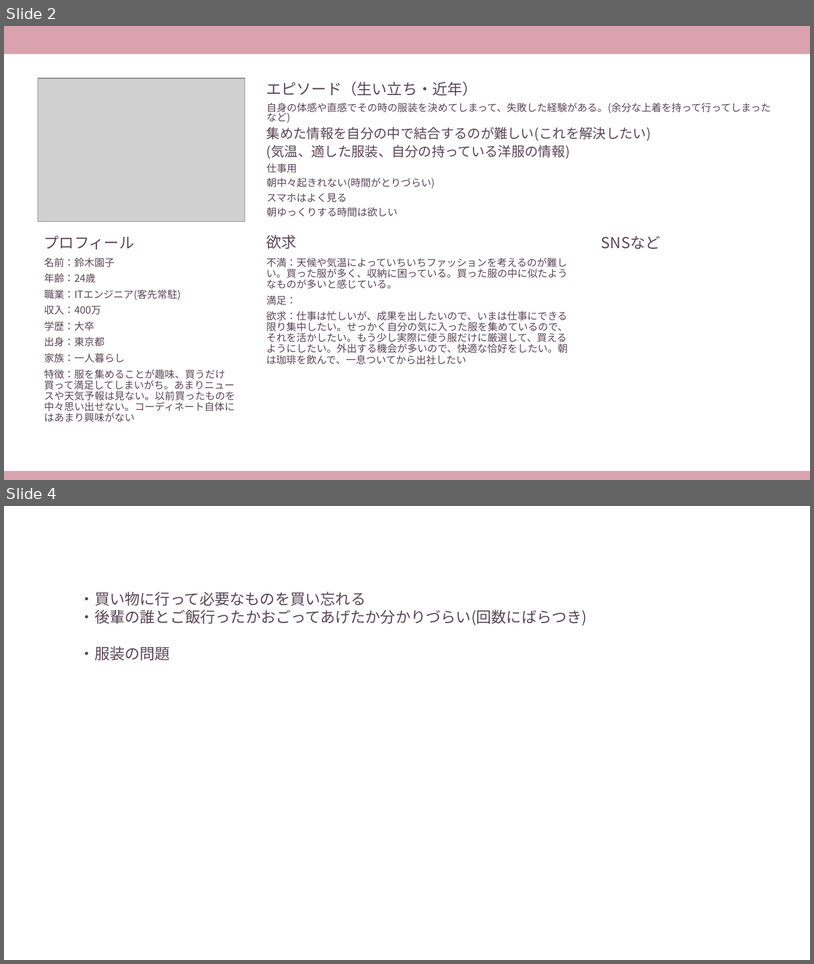
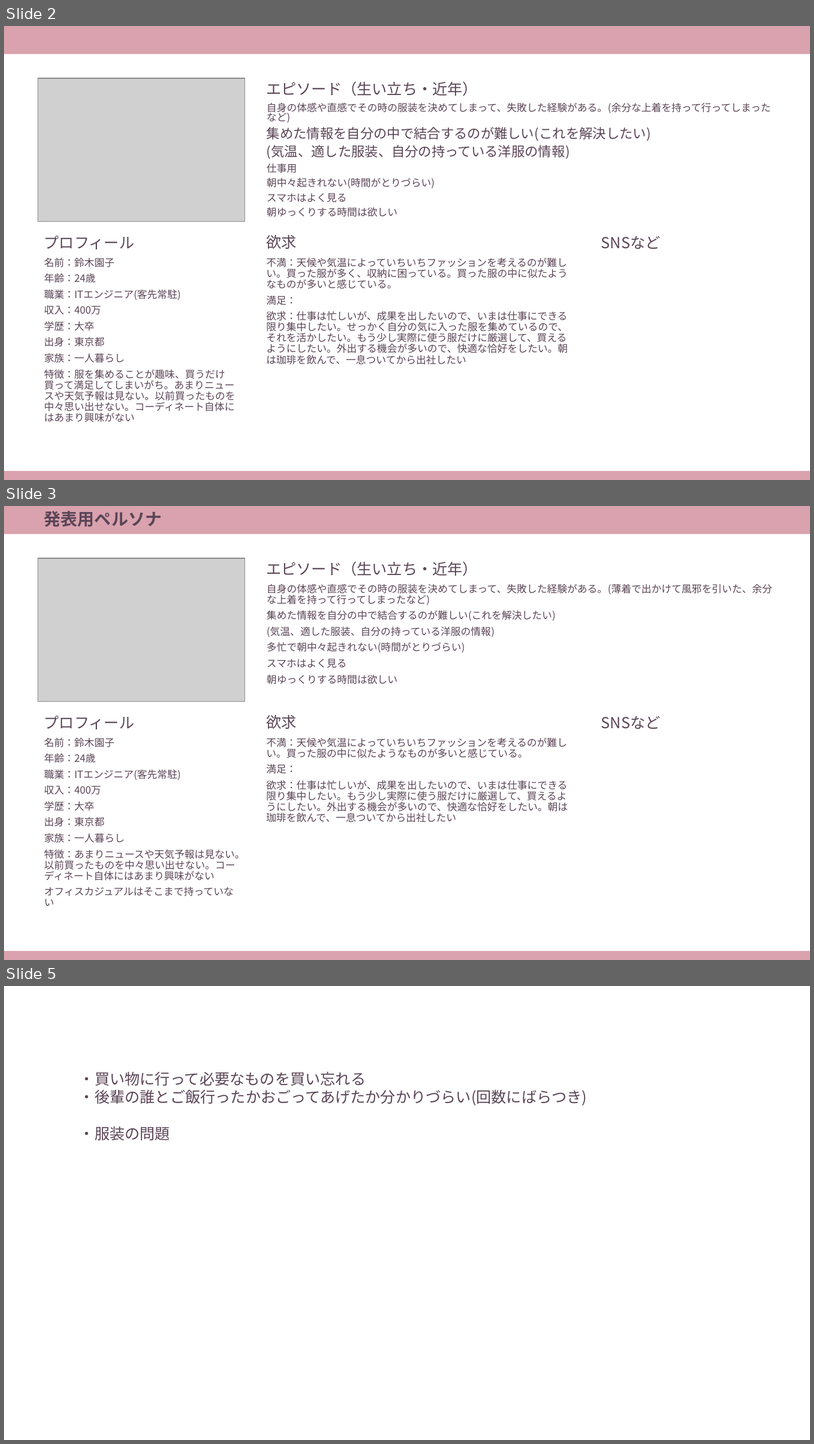
Before and after one commit to dojo2023/C-4, a slide deck: doc/01_ペルソナ設定シート.pptx. Shown one above the other, each under a label of ours: slides 2 and 4 before the commit, slides 2, 3 and 5 after it; the slides between them are not shown. The pictures are 814x964 and 814x1444 pixels, drawn with LibreOffice and Linux fonts; fonts in the diff are those of the drawing; grey boxes stand for pictures. Boxes give left, top, right and bottom in pixels: in the first picture for what was removed or moved away, otherwise in the second. Text is boxed around its words. In the diff, an @@ line names an element or a change of style, - is before the commit and + after.

Commit message:
発表資料・ペルソナ変更

```diff
--- a/doc/01_ペルソナ設定シート.pptx
+++ b/doc/01_ペルソナ設定シート.pptx
@@ slide 3 added at <box>4,506,810,960</box>, background #FFFFFF; not listed: 6 template elements that a slide beside it also shows @@
@@ title added at <box>44,511,162,527</box>, 20 pt, text #5A4556, bold @@
+発表用ペルソナ
@@ picture added at <box>38,558,245,701</box> @@
@@ text added at <box>267,584,773,684</box>, 12 pt, text #5A4556 @@
+自身の体感や直感でその時の服装を決めてしまって、失敗した経験がある。(薄着で出かけて風邪を引いた、余分な上着を持って行ってしまったなど)
+集めた情報を自分の中で結合するのが難しい(これを解決したい)
+(気温、適した服装、自分の持っている洋服の情報)
+多忙で朝中々起きれない(時間がとりづらい)
+スマホはよく見る
+朝ゆっくりする時間は欲しい
@@ text added at <box>44,738,245,906</box>, 12 pt, text #5A4556 @@
+名前：鈴木園子
+年齢：24歳
+職業：ITエンジニア(客先常駐)
+収入：400万
+学歴：大卒
+出身：東京都
+家族：一人暮らし
+特徴：あまりニュースや天気予報は見ない。以前買ったものを中々思い出せない。コーディネート自体にはあまり興味がない
+オフィスカジュアルはそこまで持っていない
@@ text added at <box>266,738,568,822</box>, 12 pt, text #5A4556 @@
+不満：天候や気温によっていちいちファッションを考えるのが難しい。買った服の中に似たようなものが多いと感じている。
+満足：
+欲求：仕事は忙しいが、成果を出したいので、いまは仕事にできる限り集中したい。もう少し実際に使う服だけに厳選して、買えるようにしたい。外出する機会が多いので、快適な恰好をしたい。朝は珈琲を飲んで、一息ついてから出社したい
@@ what was slide 4 is now slide 5 @@
```
Also in this commit, not shown: 1 other file.
